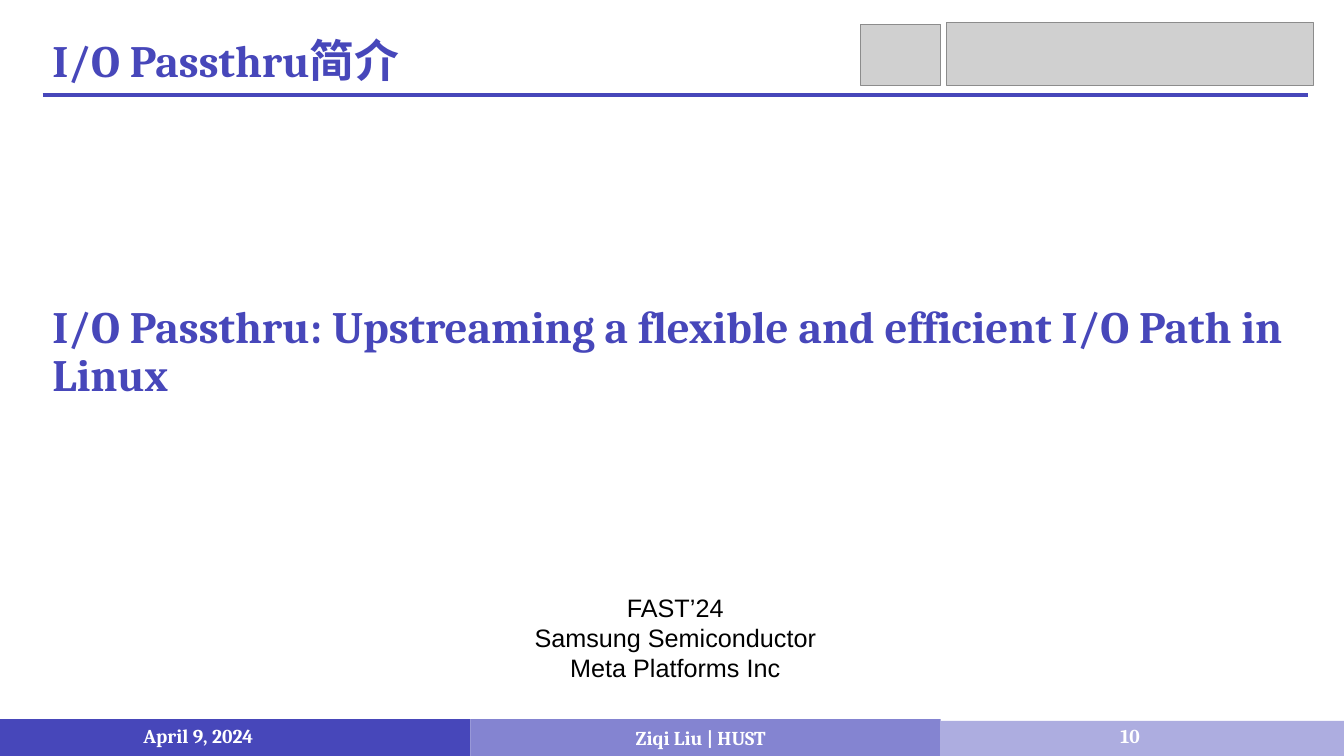
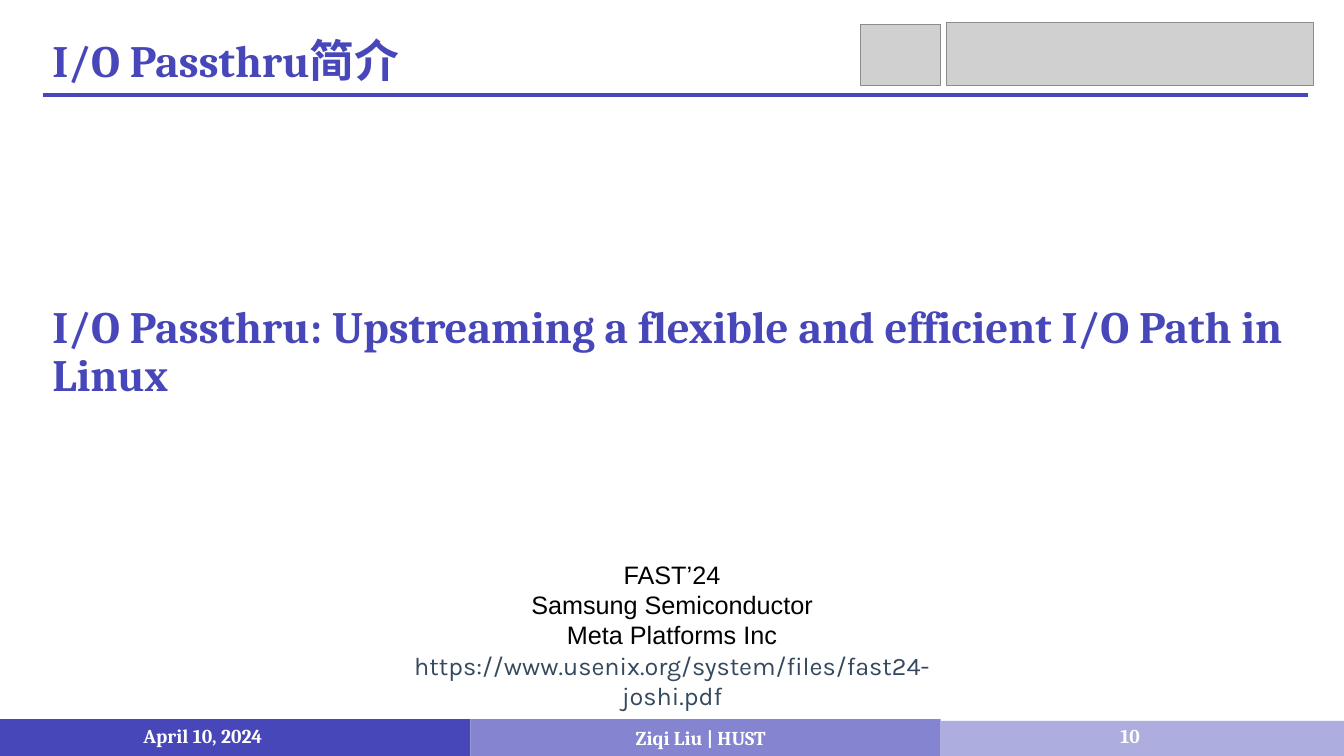
Before and after one commit to LiuziqiOvO/md, a slide deck: slide 10 of Paper/报告/6_4-10汇报.pptx. Drawn at 1344x756 pixels with LibreOffice and Linux fonts; fonts in the diff are those of the drawing; grey boxes stand for pictures. Boxes give left, top, right and bottom in pixels: in the first picture for what was removed or moved away, otherwise in the second. Text is boxed around its words. In the diff, an @@ line names an element or a change of style, - is before the commit and + after.

```diff
--- a/Paper/报告/6_4-10汇报.pptx
+++ b/Paper/报告/6_4-10汇报.pptx
@@ text "FAST’24": place and size @@
-text "FAST’24" at (535, 599, 816, 678)
+text "FAST’24" at (414, 566, 929, 711)
@@ text at (414, 656, 929, 711): paragraph added @@
+https://www.usenix.org/system/files/fast24-joshi.pdf
@@ text at (143, 729, 262, 747): text changed @@
-April 9, 2024
+April 10, 2024
```
Also in this commit, not shown: 14 other slides changed.
